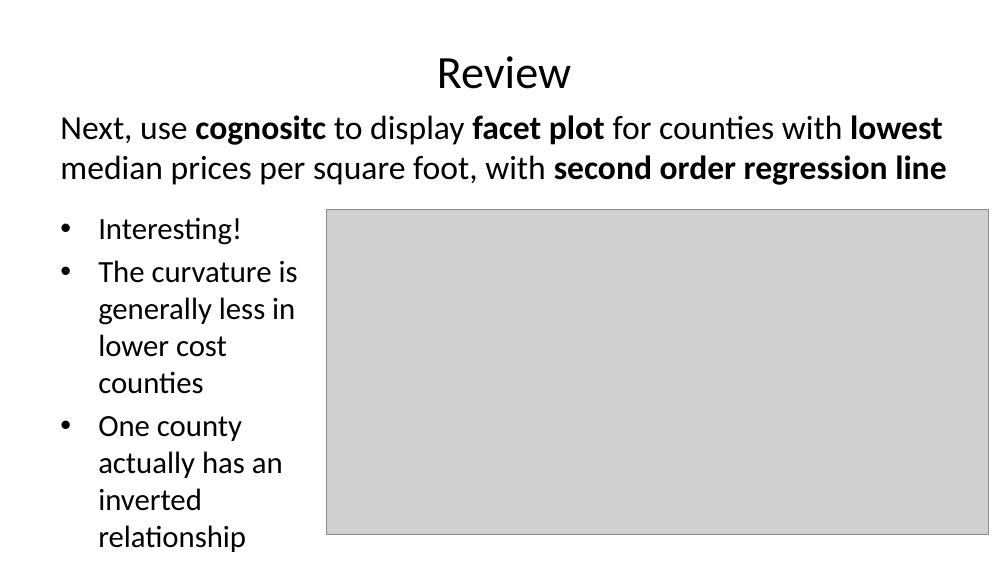
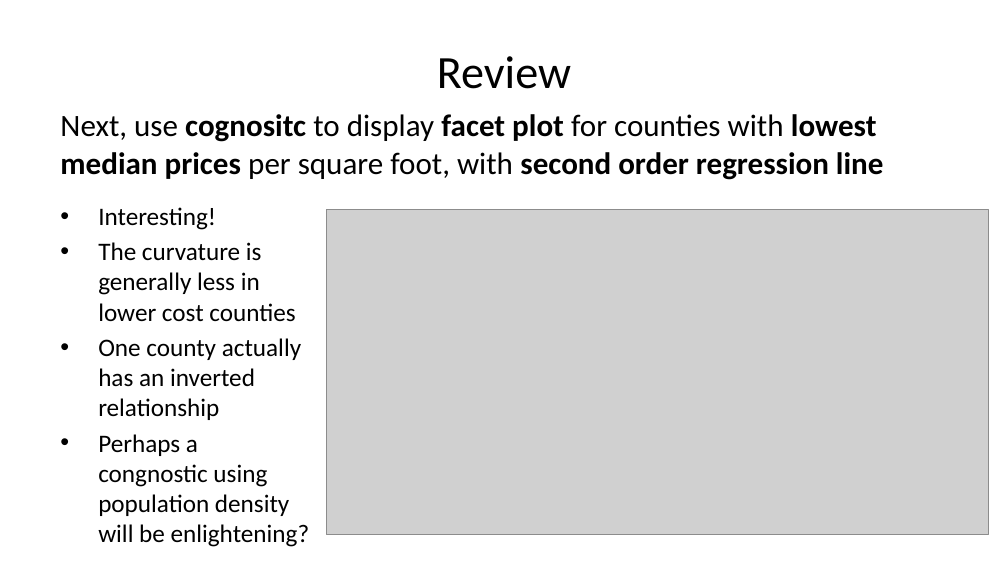
Before and after one commit to StephenElston/CSCI-E-83, a slide deck: slide 8 of LectureSlides/04_SamplingAndSimulation.pptx. Drawn at 1008x567 pixels with LibreOffice and Linux fonts; fonts in the diff are those of the drawing; grey boxes stand for pictures. Boxes give left, top, right and bottom in pixels: in the first picture for what was removed or moved away, otherwise in the second. Text is boxed around its words. In the diff, an @@ line names an element or a change of style, - is before the commit and + after.

Commit message:
Numerous improvements and typo corrections to slides

```diff
--- a/LectureSlides/04_SamplingAndSimulation.pptx
+++ b/LectureSlides/04_SamplingAndSimulation.pptx
@@ text "Next, use cognositc to display ..." at box(60, 114, 884, 180): size 24 to 22.2 pt; bold on in "median prices" @@
@@ text "Interesting!": place and size @@
-text "Interesting!" at box(98, 217, 298, 552)
+text "Interesting!" at box(98, 207, 310, 547)
@@ text at box(98, 207, 301, 420): size 22 to 18 pt in "Interesting!", "The curvature is generally less in lower ...", "One county actually has an inverted relationship" @@
@@ text at box(98, 434, 310, 547): paragraph added @@
+• Perhaps a congnostic using population density will be enlightening?
```
Also in this commit, not shown: 27 other slides changed.
